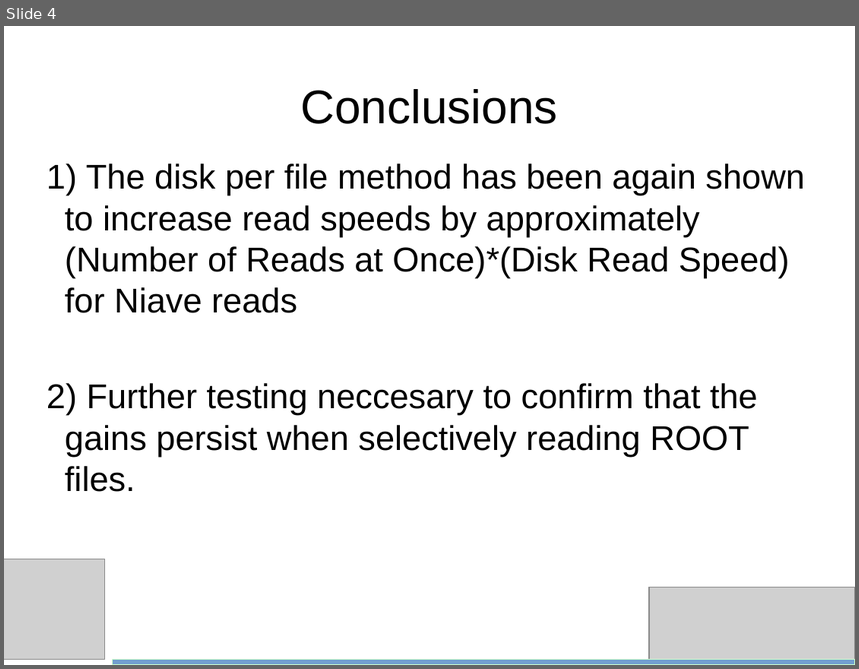
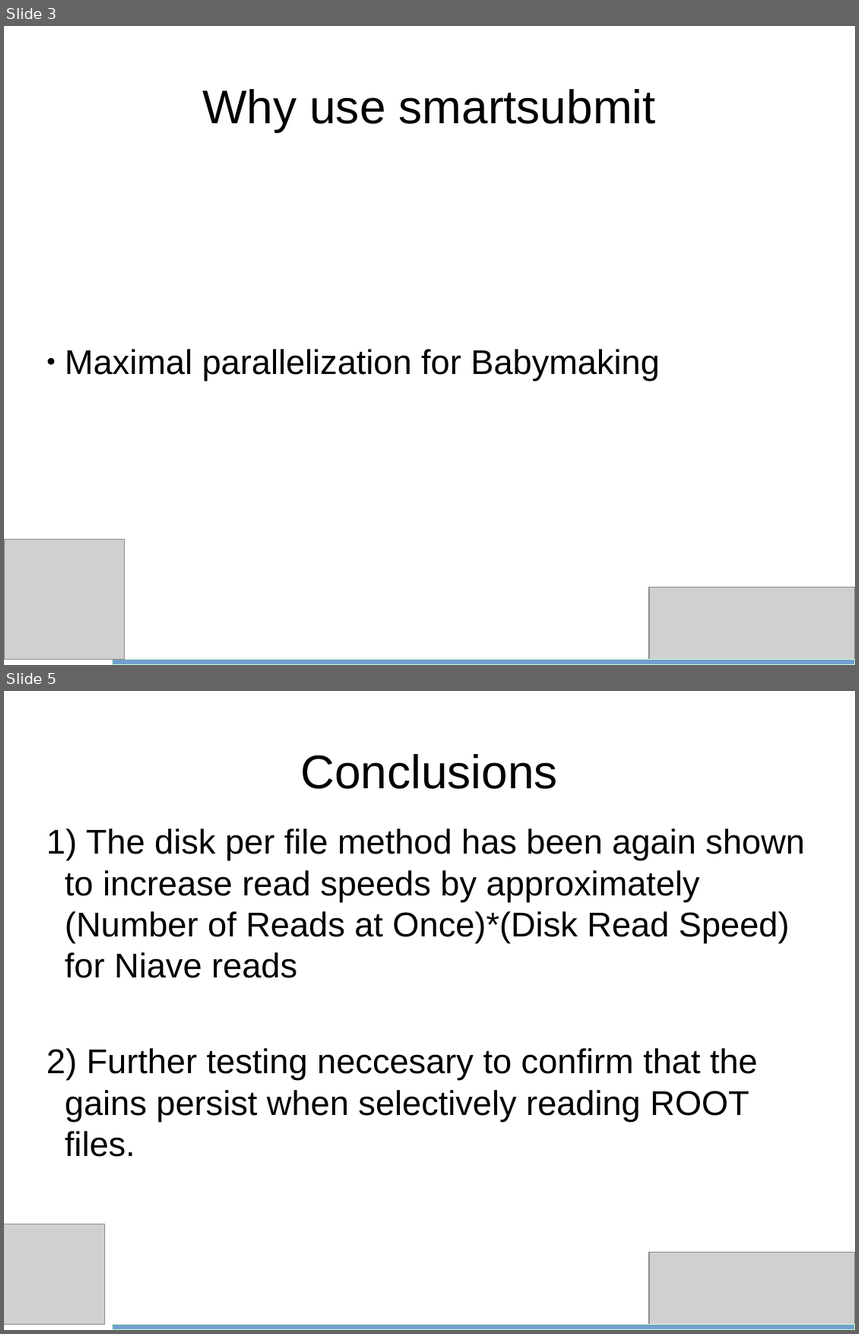
Before and after one commit to bth5032/smartsubmit, a slide deck: smartsubmit_intro.odp. Shown one above the other, each under a label of ours: slide 4 before the commit, slides 3 and 5 after it; the slides between them are not shown. The pictures are 859x669 and 859x1334 pixels, drawn with LibreOffice and Linux fonts; fonts in the diff are those of the drawing; grey boxes stand for pictures. Boxes give left, top, right and bottom in pixels: in the first picture for what was removed or moved away, otherwise in the second. Text is boxed around its words. In the diff, an @@ line names an element or a change of style, - is before the commit and + after.

```diff
--- a/smartsubmit_intro.odp
+++ b/smartsubmit_intro.odp
@@ slide 3 added at [4,26,855,665], background #FFFFFF @@
@@ title added at [202,89,656,132], 44 pt, text #000000 @@
+Why use smartsubmit
@@ subtitle added at [65,349,660,381], 32 pt, text #000000 @@
+● Maximal parallelization for Babymaking
@@ picture added at [4,539,125,659] @@
@@ picture added at [649,587,855,665] @@
@@ rectangle added at [112,659,855,665], fill #729FCF, outline #CCFFCC 0 pt @@
@@ what was slide 4 is now slide 5 @@
```
Also in this commit, not shown: 2 slides changed, 1 other slide added, 1 slide removed, 1 other file.
